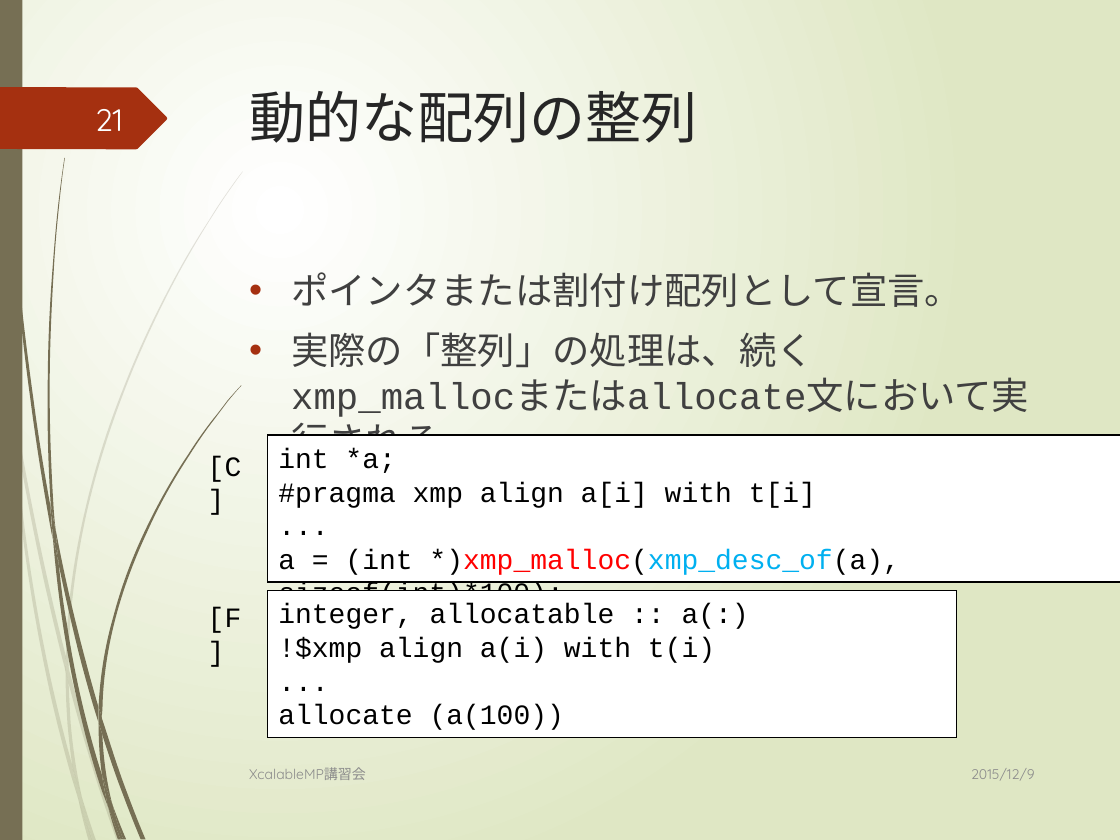
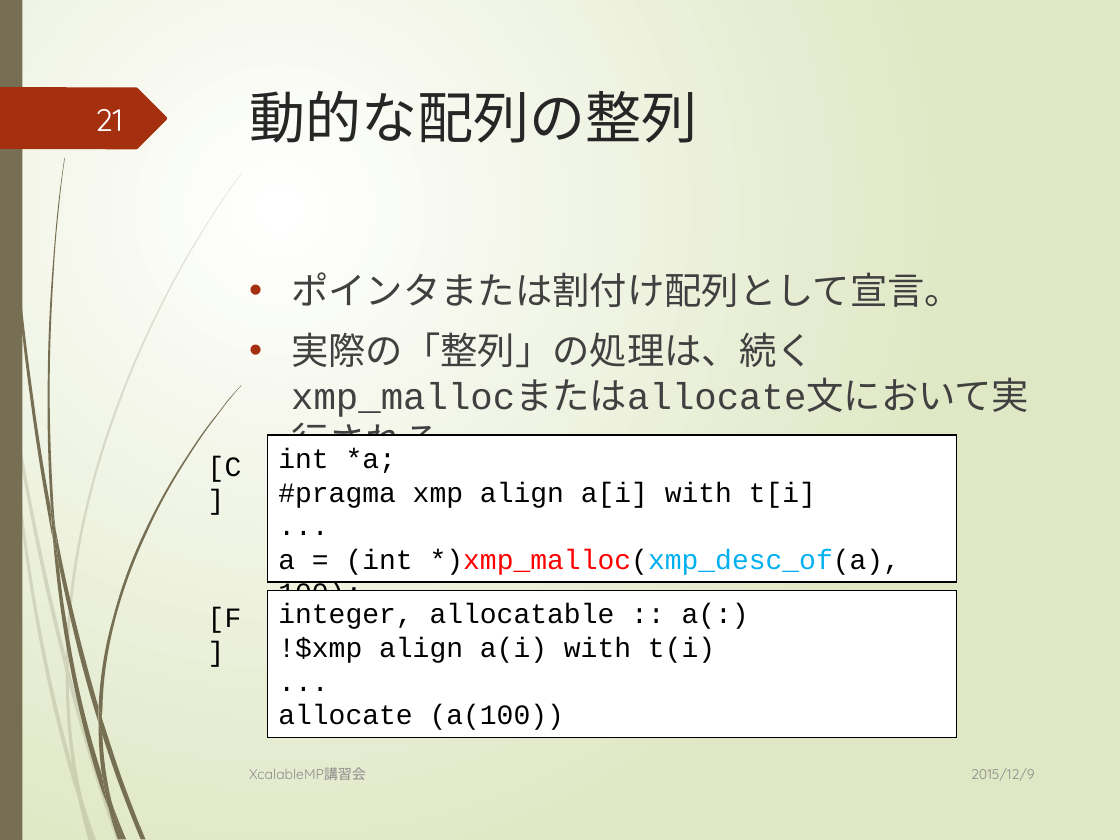
Before and after one commit to XcalableMP/Lecture, a slide deck: slide 21 of beginner/1.overview.pptx. Drawn at 1120x840 pixels with LibreOffice and Linux fonts; fonts in the diff are those of the drawing. Boxes give left, top, right and bottom in pixels: in the first picture for what was removed or moved away, otherwise in the second. Text is boxed around its words. In the diff, an @@ line names an element or a change of style, - is before the commit and + after.

```diff
--- a/beginner/1.overview.pptx
+++ b/beginner/1.overview.pptx
@@ rectangle "int *a;": place and size @@
-rectangle "int *a;" at <box>268,435,1120,581</box>
+rectangle "int *a;" at <box>268,435,958,581</box>
@@ text in rectangle at <box>278,549,901,575</box>: text changed @@
-a = (int *)xmp_malloc(xmp_desc_of(a), sizeof(int)*100);
+a = (int *)xmp_malloc(xmp_desc_of(a), 100);
```
Also in this commit, not shown: 2 other slides changed, 1 other file.
